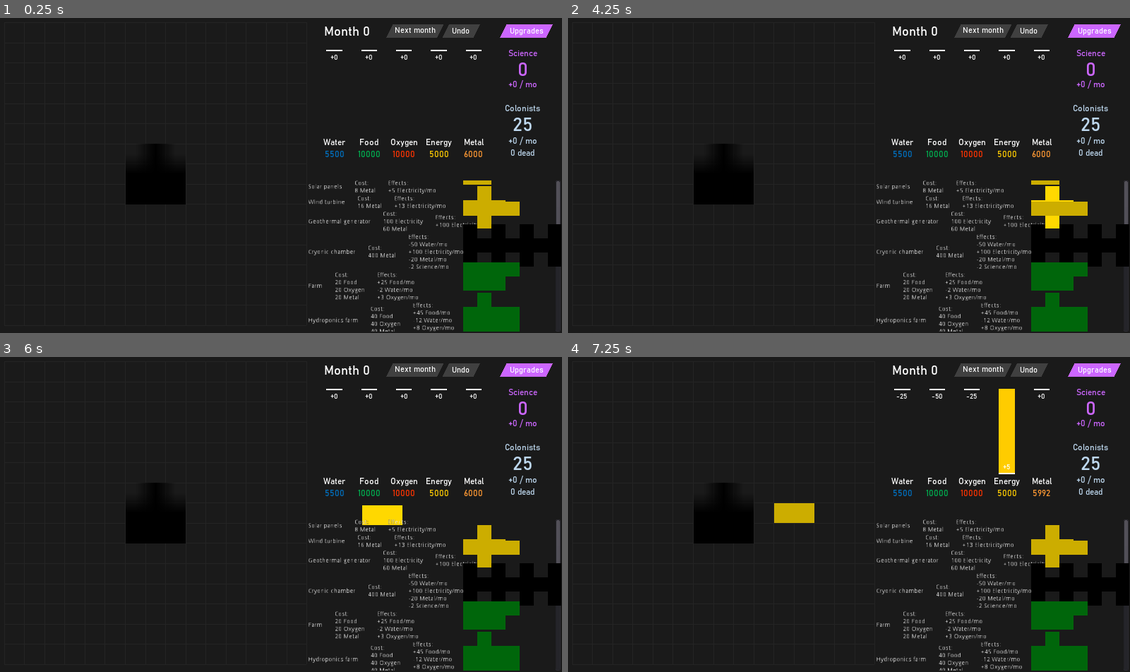
Above: before the commit, frames 1-4 (two rows, left to right).
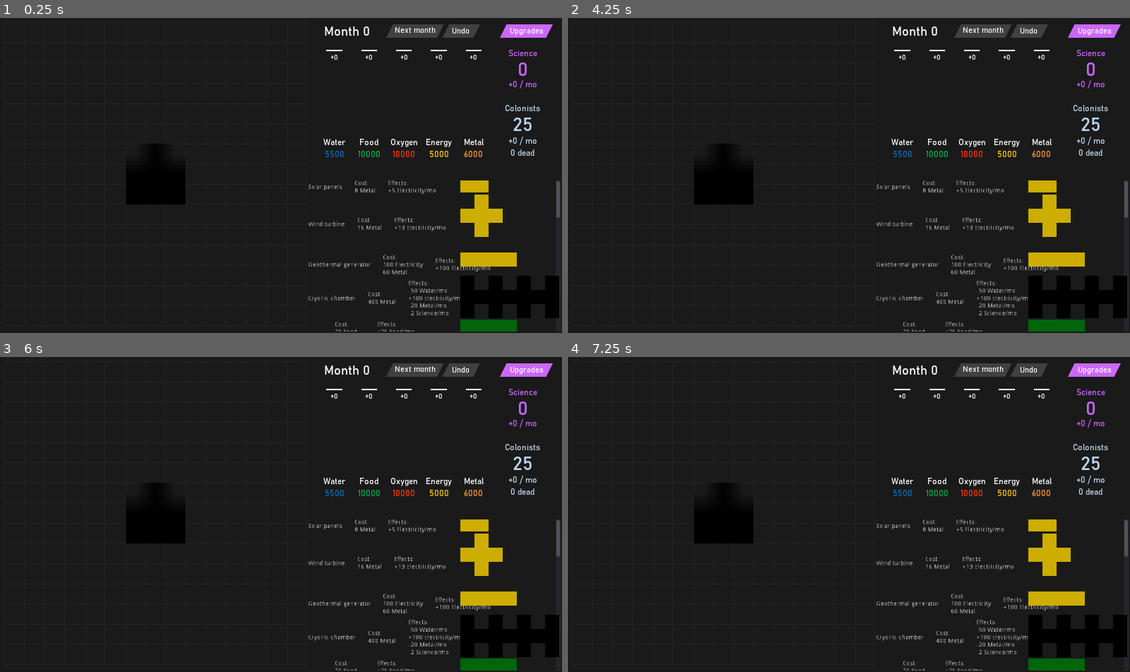
Above: after the commit, the same moments.

Repository: sirknightj/CEV-1
Game: Godot game, scene res://scenes/MainGameScene.tscn
Same seed, same stepped clock (60 frames per second), same inputs: the game is played once before the commit and once after it.
Inputs (mouse positions are in pixels of both pictures, inside the frame that each line leads up to):
- Up to frame 1 (0.25 s): no input
- Up to frame 2 (4.25 s): tap Enter at 0.5, 2, 3.5 s; drag from (725, 153) to (1040, 178) at 0.52 s; tap Space at 1.25, 2.75 s; drag from (702, 175) to (1040, 178) at 1.27 s; move the mouse to (725, 175) at 2.02 s; press the mouse at (725, 175) at 2.03 s; release the mouse at (725, 175) at 2.75 s; drag from (742, 175) to (1051, 178) at 2.77 s; drag from (702, 194) to (1051, 194) at 3.52 s
- Up to frame 3 (6 s): drag from (157, 533) to (483, 533) at 4.27 s; move the mouse to (174, 533) at 5.02 s; press the mouse at (174, 533) at 5.03 s; release the mouse at (174, 533) at 5.75 s; tap Space at 5.75 s; drag from (472, 517) to (174, 514) at 5.77 s
- Up to frame 4 (7.25 s): drag from (1051, 533) to (702, 533) at 6.52 s

The runs differ from the first frame. In frame 1, 6.8% of the frame differs, in the area x 54-100%, y 51-100%; in frame 2, 7.0%; in frame 3, 7.3%; in frame 4, 8.2%, in the area x 36-100%, y 10-100%.

Commit message:
Add vertical spacing

Diff:
--- a/source/scripts/Sidebar.gd
+++ b/source/scripts/Sidebar.gd
@@ -32,6 +32,7 @@
 			var spacing1 : MarginContainer = MarginContainer.new()
 			spacing1.add_constant_override("margin_right", 20)
 			entry.add_child(spacing1)
+			spacing1.add_constant_override("margin_top", building_stats.shape.size() * GameData.SQUARE_SIZE)
 
 			var building_cost_label : Label = Label.new()
 			var cost_text : String = "Cost:\n"
@@ -65,8 +66,8 @@
 			entry.add_child(_building)
 
 			$ScrollContainer/BuildingEntries.add_child(entry)
-			_building.set_next_pos(_building.snapped(Vector2(1050, 360)))
-			var original_pos = _building.snapped(Vector2(1050, 360))
+			_building.set_next_pos(Vector2(1050, 370))
+			var original_pos = Vector2(1050, 370)
 			var original_rot = _building.rotation
 			_building.set_physics_process(false)
 			_building.connect("building_grabbed", self, "_on_Building_building_grabbed", [_building])
